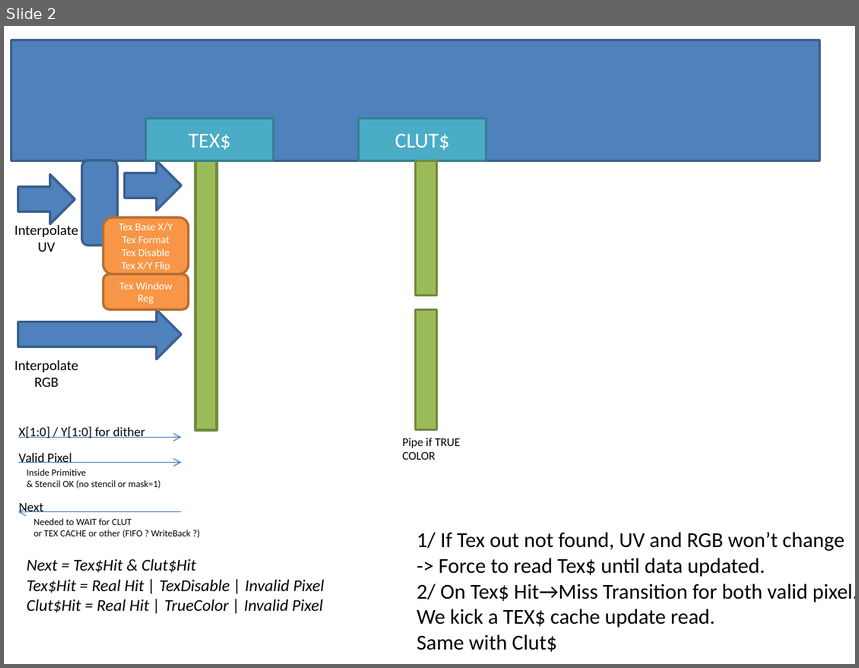
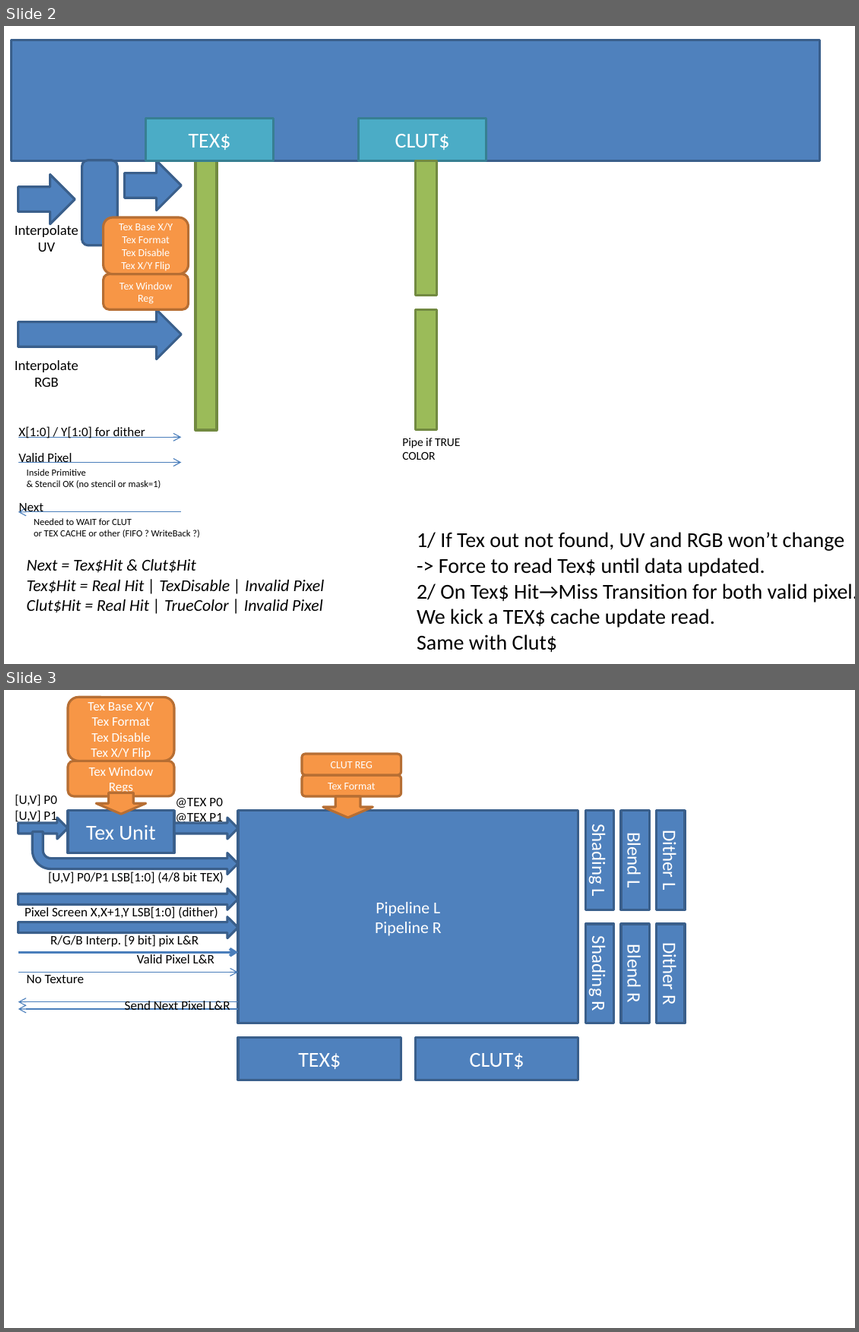
Before and after one commit to Laxer3a/PS-GPU, a slide deck: doc/PixelPipeline.pptx. Shown one above the other, each under a label of ours: slide 2 before the commit, slides 2 and 3 after it. The pictures are 859x668 and 859x1332 pixels, drawn with LibreOffice and Linux fonts; fonts in the diff are those of the drawing. Boxes give left, top, right and bottom in pixels: in the first picture for what was removed or moved away, otherwise in the second. Text is boxed around its words. In the diff, an @@ line names an element or a change of style, - is before the commit and + after.

Commit message:
[GPU Modify]TEX$ now use 17 bit adr for cache update (8 byte block) and 19 bit for cache read (16 bit read). [GPU Fix]Changed TEX$ because it was not building properly instancing BRAM. [GPU Fix]Proper RGB signal size in pipeline control. Also texel adress on 19 bit for read. (not 20 bit). (Matching TEX$ spec) + Name refactoring. [GPU Clean]TEXUnit signal name changed. [GPU ADD] Played Mario the plumber : GPUPipeFullPipe.v is just plumbing all various units together. 400 lines of plumbing.

```diff
--- a/doc/PixelPipeline.pptx
+++ b/doc/PixelPipeline.pptx
@@ slide 3 added at [4, 690, 855, 1328], background #FFFFFF @@
@@ rounded rectangle added at [68, 697, 174, 761], fill #F79646, outline #B76F34 2 pt, 11 pt, text #FFFFFF @@
+Tex Base X/Y
+Tex Format
+Tex Disable
+Tex X/Y Flip
@@ rounded rectangle added at [302, 754, 401, 775], fill #F79646, outline #B76F34 2 pt, 9 pt, text #FFFFFF @@
+CLUT REG
@@ rounded rectangle added at [68, 761, 174, 796], fill #F79646, outline #B76F34 2 pt, 11 pt, text #FFFFFF @@
+Tex Window
+Regs
@@ rounded rectangle added at [302, 775, 401, 796], fill #F79646, outline #B76F34 2 pt, 9 pt, text #FFFFFF @@
+Tex Format
@@ text added at [15, 794, 57, 824], 11 pt, text #000000 @@
+[U,V] P0
+[U,V] P1
@@ down arrow added at [96, 793, 145, 815], fill #F79646, outline #B76F34 2 pt @@
@@ text added at [176, 798, 223, 826], 11 pt, text #000000 @@
+@TEX P0
+@TEX P1
@@ down arrow added at [323, 796, 373, 818], fill #F79646, outline #B76F34 2 pt @@
@@ right arrow added at [18, 818, 68, 839], fill #4F81BD, outline #3A5F8C 2 pt @@
@@ rectangle added at [68, 811, 174, 853], fill #4F81BD, outline #3A5F8C 2 pt, 18 pt, text #FFFFFF @@
+Tex Unit
@@ right arrow added at [174, 818, 238, 839], fill #4F81BD, outline #3A5F8C 2 pt @@
@@ rectangle added at [238, 811, 579, 1024], fill #4F81BD, outline #3A5F8C 2 pt, 14 pt, text #FFFFFF @@
+Pipeline L
+Pipeline R
@@ rectangle added at [586, 810, 614, 910], fill #4F81BD, outline #3A5F8C 2 pt, 16 pt, text #FFFFFF @@
+Shading L
@@ rectangle added at [621, 810, 649, 910], fill #4F81BD, outline #3A5F8C 2 pt, 16 pt, text #FFFFFF @@
+Blend L
@@ rectangle added at [657, 810, 685, 910], fill #4F81BD, outline #3A5F8C 2 pt, 16 pt, text #FFFFFF @@
+Dither L
@@ bent arrow added at [32, 832, 238, 875], fill #4F81BD, outline #3A5F8C 2 pt @@
@@ text added at [48, 872, 224, 884], 11 pt, text #000000 @@
+[U,V] P0/P1 LSB[1:0] (4/8 bit TEX)
@@ right arrow added at [18, 888, 238, 910], fill #4F81BD, outline #3A5F8C 2 pt @@
@@ right arrow added at [18, 917, 238, 939], fill #4F81BD, outline #3A5F8C 2 pt @@
@@ text added at [25, 907, 218, 919], 11 pt, text #000000 @@
+Pixel Screen X,X+1,Y LSB[1:0] (dither)
@@ text added at [50, 935, 199, 947], 11 pt, text #000000 @@
+R/G/B Interp. [9 bit] pix L&R
@@ rectangle added at [586, 924, 614, 1024], fill #4F81BD, outline #3A5F8C 2 pt, 16 pt, text #FFFFFF @@
+Shading R
@@ rectangle added at [621, 924, 649, 1024], fill #4F81BD, outline #3A5F8C 2 pt, 16 pt, text #FFFFFF @@
+Blend R
@@ rectangle added at [657, 924, 685, 1024], fill #4F81BD, outline #3A5F8C 2 pt, 16 pt, text #FFFFFF @@
+Dither R
@@ arrow added from (18, 952) to (238, 952), #4B7EBC 2.25 pt @@
@@ text added at [137, 954, 215, 964], 11 pt, text #000000 @@
+Valid Pixel L&R
@@ arrow added from (18, 973) to (238, 973), #4B7EBC 0.75 pt @@
@@ text added at [27, 975, 85, 983], 11 pt, text #000000 @@
+No Texture
@@ arrow added from (238, 1002) to (18, 1002), #4B7EBC 0.75 pt @@
@@ text added at [125, 1001, 230, 1010], 11 pt, text #000000 @@
+Send Next Pixel L&R
@@ arrow added from (238, 1009) to (18, 1009), #4B7EBC 0.75 pt @@
@@ rectangle added at [238, 1037, 401, 1080], fill #4F81BD, outline #3A5F8C 2 pt, 18 pt, text #FFFFFF @@
+TEX$
@@ rectangle added at [415, 1037, 579, 1080], fill #4F81BD, outline #3A5F8C 2 pt, 18 pt, text #FFFFFF @@
+CLUT$
```
Also in this commit, not shown: 5 other files.
